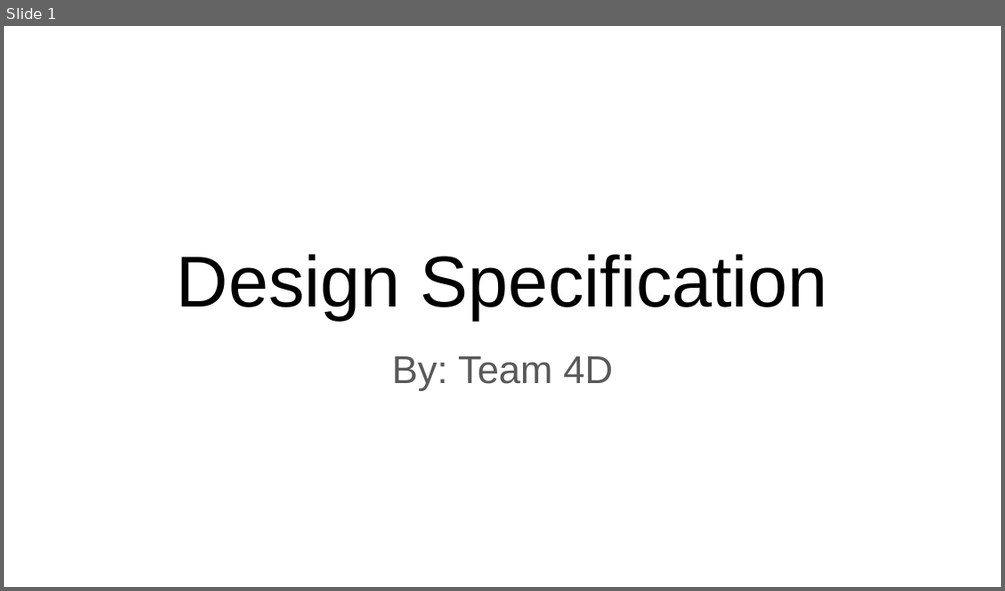
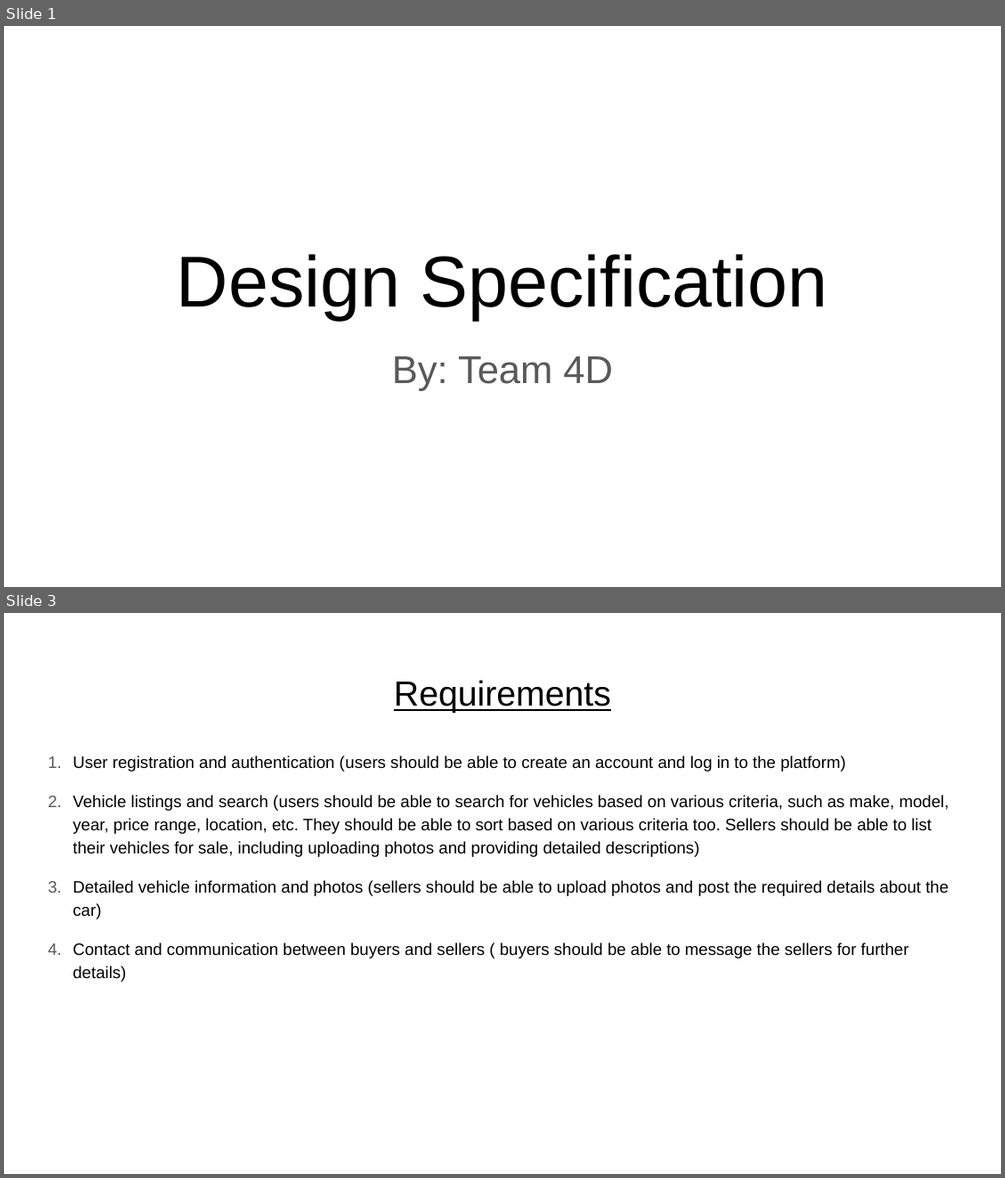
Before and after one commit to AndreiGhita2002/WAD_Car_Market, a slide deck: Design Specification.pptx. Shown one above the other, each under a label of ours: slide 1 before the commit, slides 1 and 3 after it; the slides between them are not shown. The pictures are 1005x591 and 1005x1178 pixels, drawn with LibreOffice and Linux fonts; fonts in the diff are those of the drawing. Boxes give left, top, right and bottom in pixels: in the first picture for what was removed or moved away, otherwise in the second. Text is boxed around its words. In the diff, an @@ line names an element or a change of style, - is before the commit and + after.

Commit message:
updated ppt, added siteMap and added some requirements

```diff
--- a/Design Specification.pptx
+++ b/Design Specification.pptx
@@ slide 3 added at (x1=4, y1=613, x2=1001, y2=1174), background #FFFFFF @@
@@ title added at (x1=394, y1=680, x2=611, y2=713), 25.2 pt, text #000000, underline @@
+Requirements
@@ text added at (x1=73, y1=755, x2=949, y2=981), 12 pt, text #000000 @@
+1. User registration and authentication (users should be able to create an account and log in to the platform)
+2. Vehicle listings and search (users should be able to search for vehicles based on various criteria, such as make, model, year, price range, location, etc. They should be able to sort based on various criteria too. Sellers should be able to list their vehicles for sale, including uploading photos and providing detailed descriptions)
+3. Detailed vehicle information and photos (sellers should be able to upload photos and post the required details about the car)
+4. Contact and communication between buyers and sellers ( buyers should be able to message the sellers for further details)
```
Also in this commit, not shown: 2 slides changed, 1 slide removed.
